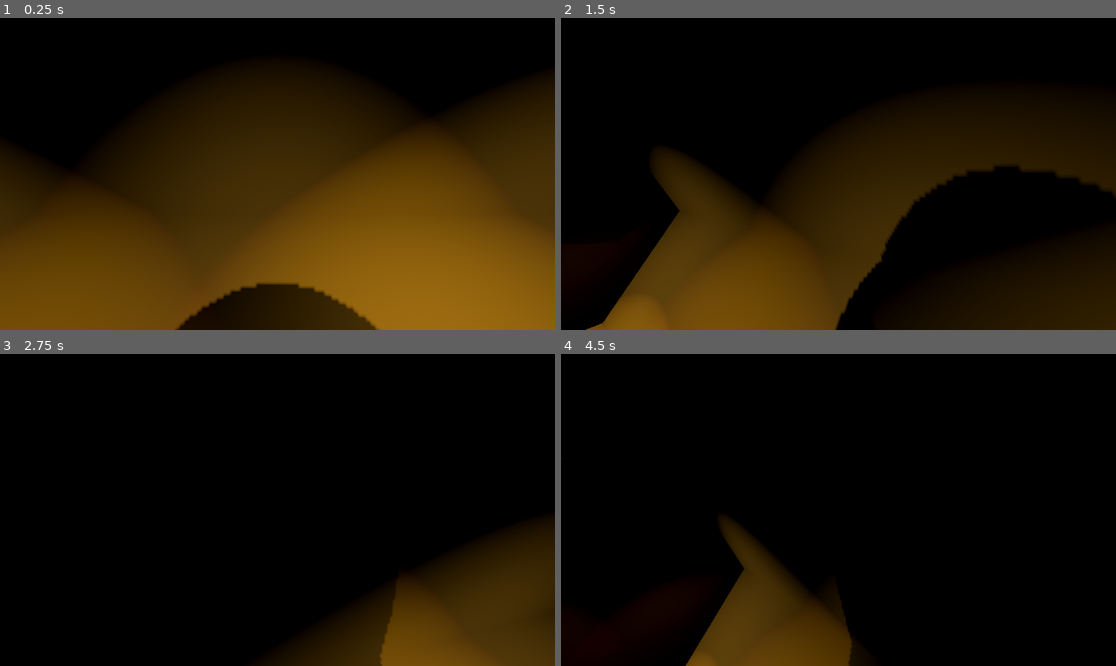
Above: before the commit, frames 1-4 (two rows, left to right).
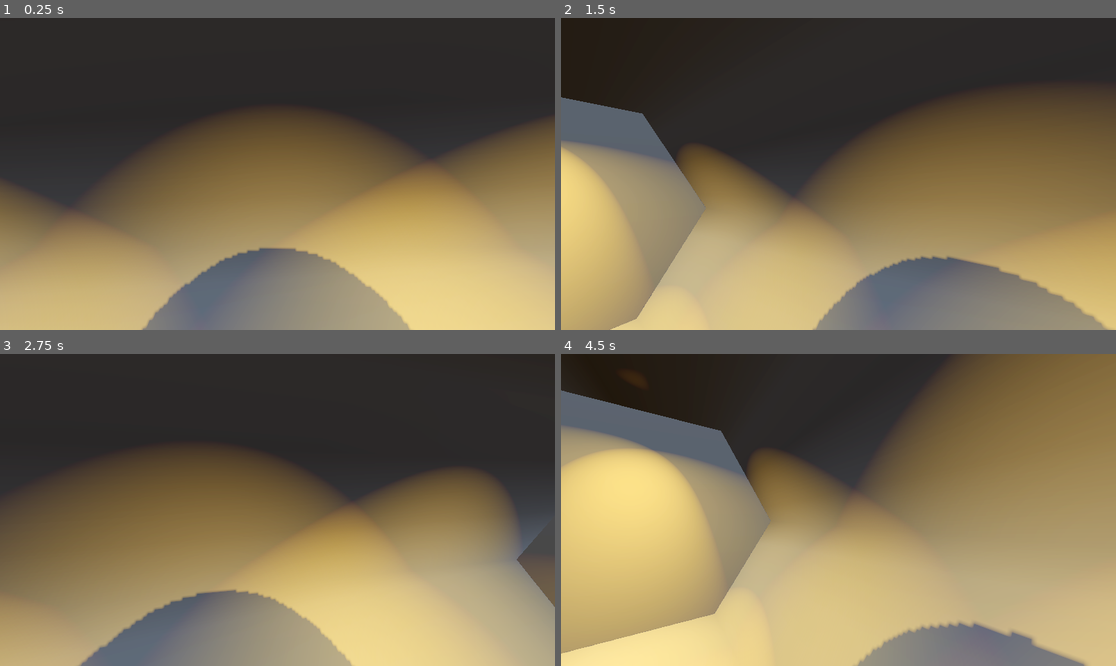
Above: after the commit, the same moments.

Repository: TheAmericanEmu/SubArtic
Game: Godot game, scene res://Data/Scences/sub.tscn
The game is run twice, just before and just after one commit, with the same random seed, the same clock (stepped at 60 frames per second) and the same inputs.
Inputs (mouse positions are in pixels of both pictures, inside the frame that each line leads up to):
- Up to frame 1 (0.25 s): no input
- Up to frame 2 (1.5 s): tap Enter (ui_accept) at 0.5, 0.77, 0.8, 1.07, 1.35 s; move the mouse to (866, 174) at 0.52 s; hold Q (up, bound only after the commit) from 0.53 s (still down); tap W (foward) at 0.6 s; move the mouse to (810, 174) at 1.27 s
- Up to frame 3 (2.75 s): keep holding Q (up, bound only after the commit); tap Enter (ui_accept) at 1.52, 1.82, 2.3 s; tap W (foward) at 1.55, 2.1 s; move the mouse to (288, 503) at 2.02 s
- Up to frame 4 (4.5 s): keep holding Q (up, bound only after the commit); move the mouse to (832, 516) at 2.77 s; tap W (foward) at 2.85, 4.35 s; tap Enter (ui_accept) at 3.02, 3.32, 3.6, 3.77, 4.07 s; move the mouse to (877, 513) at 3.52 s; tap Escape (escape, bound only after the commit) at 4.15 s; move the mouse to (794, 506) at 4.27 s

The runs differ from the first frame. In frame 1, 100% of the frame differs, in the area x 0-100%, y 0-100%; in frame 2, 100%; in frame 3, 100%; in frame 4, 100%.

Commit message:
add_real_sc ub

Diff:
--- a/Data/Scences/sub.tscn
+++ b/Data/Scences/sub.tscn
@@ -1,41 +1,101 @@
 [gd_scene format=3 uid="uid://c5pv700ic2oxv"]
 
 [ext_resource type="Script" uid="uid://bchfrjsiw8snx" path="res://src/character_body_3d_mk2.gd" id="1_yum48"]
+[ext_resource type="Script" uid="uid://7vakksvm5beb" path="res://src/real_sub.gd" id="2_ylndv"]
 
-[sub_resource type="PlaneMesh" id="PlaneMesh_yum48"]
+[sub_resource type="ProceduralSkyMaterial" id="ProceduralSkyMaterial_715lt"]
+sky_horizon_color = Color(0.66224277, 0.6717428, 0.6867428, 1)
+ground_horizon_color = Color(0.66224277, 0.6717428, 0.6867428, 1)
+
+[sub_resource type="Sky" id="Sky_7hphq"]
+sky_material = SubResource("ProceduralSkyMaterial_715lt")
+
+[sub_resource type="Environment" id="Environment_1pqt4"]
+background_mode = 2
+sky = SubResource("Sky_7hphq")
+tonemap_mode = 2
+glow_enabled = true
 
 [sub_resource type="ViewportTexture" id="ViewportTexture_ylndv"]
-viewport_path = NodePath("SubViewport")
+viewport_path = NodePath("Real_Sub/MainWindowCam")
 
 [sub_resource type="StandardMaterial3D" id="StandardMaterial3D_715lt"]
 resource_local_to_scene = true
 albedo_texture = SubResource("ViewportTexture_ylndv")
 emission_energy_multiplier = 8.79
 
+[sub_resource type="PlaneMesh" id="PlaneMesh_yum48"]
+
 [sub_resource type="CapsuleMesh" id="CapsuleMesh_rjpdc"]
 
 [sub_resource type="CapsuleShape3D" id="CapsuleShape3D_yum48"]
 
+[sub_resource type="BoxMesh" id="BoxMesh_715lt"]
+
+[sub_resource type="BoxShape3D" id="BoxShape3D_ylndv"]
+
 [node name="Sub" type="Node3D" unique_id=443815960]
 
-[node name="Node3D" type="Node3D" parent="." unique_id=765512476]
+[node name="DirectionalLight3D" type="DirectionalLight3D" parent="." unique_id=1847204775]
+transform = Transform3D(-0.8660254, -0.43301278, 0.25, 0, 0.49999997, 0.86602545, -0.50000006, 0.75, -0.43301266, 0, 0, 0)
+shadow_enabled = true
+
+[node name="WorldEnvironment" type="WorldEnvironment" parent="." unique_id=1667378322]
+environment = SubResource("Environment_1pqt4")
+
+[node name="PlayerSpace" type="Node3D" parent="." unique_id=2147308345]
+
+[node name="Fake_SuB" type="Node3D" parent="PlayerSpace" unique_id=765512476]
 transform = Transform3D(4.168087, 0, 0, 0, 3.8921623, 0, 0, 0, 3.8921623, 0, 0, 0)
 
-[node name="CSGCylinder3D" type="CSGCylinder3D" parent="Node3D" unique_id=1640316048]
-transform = Transform3D(-4.3741654e-08, 1.0006924, 0, -1.0006924, -4.3741654e-08, 0, 0, 0, 1.0006924, 0, 0, 0)
+[node name="CSGCylinder3D7" type="CSGCylinder3D" parent="PlayerSpace/Fake_SuB" unique_id=1393444667]
+transform = Transform3D(-4.3711385e-08, 0.9999997, 0, -1.0000002, -4.3711395e-08, 0, 0, 0, 1.0000002, -1.0166882, 0.118687905, 0)
+operation = 2
+use_collision = true
+radius = 0.176
+height = 0.1
+material = SubResource("StandardMaterial3D_715lt")
+
+[node name="CSGCylinder3D3" type="CSGCylinder3D" parent="PlayerSpace/Fake_SuB" unique_id=412303701]
+transform = Transform3D(-4.3741654e-08, 1.0006922, 0, -1.0006925, -4.3741665e-08, 0, 0, 0, 1.0006925, 1.0657775, -5.3599067e-08, 0)
+use_collision = true
+height = 0.21386719
+
+[node name="CSGCylinder3D2" type="CSGCylinder3D" parent="PlayerSpace/Fake_SuB" unique_id=1995002136]
+transform = Transform3D(-4.374164e-08, 1.2959981, 0, -1.0006924, -5.6649885e-08, 0, 0, 0, 1.0006924, -1.0934861, -3.90642e-08, 0)
+use_collision = true
+height = 0.21386719
+
+[node name="CSGCylinder3D" type="CSGCylinder3D" parent="PlayerSpace/Fake_SuB/CSGCylinder3D2" unique_id=1640316048]
+transform = Transform3D(1, 0, 0, 0, 1, 0, 0, 0, 1, -8.680192e-08, 1.0927299, 0)
 use_collision = true
 
-[node name="CSGCylinder3D2" type="CSGCylinder3D" parent="Node3D/CSGCylinder3D" unique_id=1664900815]
+[node name="CSGCylinder3D2" type="CSGCylinder3D" parent="PlayerSpace/Fake_SuB/CSGCylinder3D2/CSGCylinder3D" unique_id=1664900815]
 transform = Transform3D(-0.022020385, -5.836675e-08, 0.87141055, -4.0302787e-08, 1.3033857, 3.8090565e-08, -0.8997305, -5.6955738e-08, -0.02132727, 0, 0, 0)
 operation = 2
 sides = 6
 
-[node name="CSGCylinder3D2" type="CSGCylinder3D" parent="Node3D" unique_id=1995002136]
-transform = Transform3D(-4.3741654e-08, 1.0006924, 0, -1.0006924, -4.3741654e-08, 0, 0, 0, 1.0006924, -1.0934865, -3.90642e-08, 0)
+[node name="CSGCylinder3D6" type="CSGCylinder3D" parent="PlayerSpace/Fake_SuB/CSGCylinder3D2" unique_id=2021352098]
+transform = Transform3D(1.0000001, 7.1054274e-15, 0, -3.5527137e-15, 1.0000001, 0, 0, 0, 1.0000001, -0.11928945, 0, 0)
+operation = 2
 use_collision = true
-height = 0.21386719
+radius = 0.176
+height = 0.804
 
-[node name="SpotLight3D" type="SpotLight3D" parent="Node3D" unique_id=1760715090]
+[node name="CSGCylinder3D4" type="CSGCylinder3D" parent="PlayerSpace/Fake_SuB" unique_id=693124963]
+transform = Transform3D(-4.3711378e-08, 0.9999997, 0, -1, -4.371139e-08, 0, 0, 0, 1, -1.0414566, 0.118687905, 0)
+use_collision = true
+radius = 0.2
+height = 0.2
+
+[node name="CSGCylinder3D6" type="CSGCylinder3D" parent="PlayerSpace/Fake_SuB/CSGCylinder3D4" unique_id=916865724]
+transform = Transform3D(1.0000001, 0, 0, -3.5527137e-15, 1.0000001, 0, 0, 0, 1.0000001, 0, 0, 0)
+operation = 2
+use_collision = true
+radius = 0.176
+height = 0.804
+
+[node name="SpotLight3D" type="SpotLight3D" parent="PlayerSpace/Fake_SuB" unique_id=1760715090]
 transform = Transform3D(0.2399182, 0, 0, 0, -0.1144153, 0.23004438, 0, -0.23004438, -0.1144153, 0, 0.4213385, -0.1897946)
 light_color = Color(0.49619633, 0.3497126, 0.07856687, 1)
 light_energy = 8.556
@@ -43,7 +103,7 @@
 light_size = 0.585
 shadow_enabled = true
 
-[node name="SpotLight3D3" type="SpotLight3D" parent="Node3D" unique_id=1421689198]
+[node name="SpotLight3D3" type="SpotLight3D" parent="PlayerSpace/Fake_SuB" unique_id=1421689198]
 transform = Transform3D(0.2399182, 0, 0, 0, -0.1144153, 0.23004438, 0, -0.23004438, -0.1144153, -0.48548204, 0.4213385, -0.1897946)
 light_color = Color(0.49619633, 0.3497126, 0.07856687, 1)
 light_energy = 8.556
@@ -51,7 +111,7 @@
 light_size = 0.585
 shadow_enabled = true
 
-[node name="SpotLight3D2" type="SpotLight3D" parent="Node3D" unique_id=1242509814]
+[node name="SpotLight3D2" type="SpotLight3D" parent="PlayerSpace/Fake_SuB" unique_id=1242509814]
 transform = Transform3D(0.2399182, 0, 0, 0, -0.1144153, 0.23004438, 0, -0.23004438, -0.1144153, 0.75404984, 0.4213385, -0.1897946)
 light_color = Color(0.49619633, 0.3497126, 0.07856687, 1)
 light_energy = 8.556
@@ -59,7 +119,7 @@
 light_size = 0.585
 shadow_enabled = true
 
-[node name="SpotLight3D4" type="SpotLight3D" parent="Node3D" unique_id=1291164987]
+[node name="SpotLight3D4" type="SpotLight3D" parent="PlayerSpace/Fake_SuB" unique_id=1291164987]
 transform = Transform3D(0.2399182, 0, 0, 0, 0.14201665, 0.21410874, 0, -0.21410874, 0.14201665, 0, 0.4213385, 0.16584393)
 light_color = Color(0.49619633, 0.3497126, 0.07856687, 1)
 light_energy = 8.556
@@ -67,7 +127,7 @@
 light_size = 0.585
 shadow_enabled = true
 
-[node name="SpotLight3D5" type="SpotLight3D" parent="Node3D" unique_id=1160412564]
+[node name="SpotLight3D5" type="SpotLight3D" parent="PlayerSpace/Fake_SuB" unique_id=1160412564]
 transform = Transform3D(0.2399182, 0, 0, 0, 0.14201665, 0.21410874, 0, -0.21410874, 0.14201665, -0.48548204, 0.4213385, 0.16584393)
 light_color = Color(0.49619633, 0.3497126, 0.07856687, 1)
 light_energy = 8.556
@@ -75,7 +135,7 @@
 light_size = 0.585
 shadow_enabled = true
 
-[node name="SpotLight3D6" type="SpotLight3D" parent="Node3D" unique_id=548131648]
+[node name="SpotLight3D6" type="SpotLight3D" parent="PlayerSpace/Fake_SuB" unique_id=548131648]
 transform = Transform3D(0.2399182, 0, 0, 0, 0.14201665, 0.21410874, 0, -0.21410874, 0.14201665, 0.7540497, 0.4213385, 0.16584393)
 light_color = Color(0.49619633, 0.3497126, 0.07856687, 1)
 light_energy = 8.556
@@ -83,31 +143,55 @@
 light_size = 0.585
 shadow_enabled = true
 
-[node name="MeshInstance3D" type="MeshInstance3D" parent="Node3D" unique_id=1229945878]
-transform = Transform3D(4.370854e-08, -0.9999351, -0.01139684, -0.9999999, -4.3711385e-08, 5.704476e-17, -4.981682e-10, 0.011396845, -0.99993485, 1.326718, 0, 0.51177883)
+[node name="Main_Window" type="MeshInstance3D" parent="PlayerSpace/Fake_SuB" unique_id=1229945878]
+transform = Transform3D(-8.742273e-09, 0.19999981, -8.742273e-09, 0, -8.742276e-09, -0.19999999, -0.20000002, -8.742276e-09, 3.8213706e-16, -0.9531607, 0.12109735, 0.0012976032)
 mesh = SubResource("PlaneMesh_yum48")
 surface_material_override/0 = SubResource("StandardMaterial3D_715lt")
 
-[node name="CharacterBody3D" type="CharacterBody3D" parent="." unique_id=1902696497 node_paths=PackedStringArray("cam")]
-transform = Transform3D(-1, 0, 8.742278e-08, 0, 1, 0, -8.742278e-08, 0, -1, 0, 0, 0)
+[node name="CharacterBody3D" type="CharacterBody3D" parent="PlayerSpace" unique_id=1902696497 node_paths=PackedStringArray("cam", "real_sub")]
+transform = Transform3D(-0.99999994, 0, 8.742277e-08, 0, 1, 0, -8.742278e-08, 0, -1, 0, 0, 0)
 script = ExtResource("1_yum48")
 cam = NodePath("Cam")
+real_sub = NodePath("../../Real_Sub")
 
-[node name="MeshInstance3D" type="MeshInstance3D" parent="CharacterBody3D" unique_id=1720319678]
+[node name="MeshInstance3D" type="MeshInstance3D" parent="PlayerSpace/CharacterBody3D" unique_id=1720319678]
 mesh = SubResource("CapsuleMesh_rjpdc")
 
-[node name="CollisionShape3D" type="CollisionShape3D" parent="CharacterBody3D" unique_id=462568932]
+[node name="CollisionShape3D" type="CollisionShape3D" parent="PlayerSpace/CharacterBody3D" unique_id=462568932]
 shape = SubResource("CapsuleShape3D_yum48")
 
-[node name="Cam" type="Node3D" parent="CharacterBody3D" unique_id=1263163769]
+[node name="Cam" type="Node3D" parent="PlayerSpace/CharacterBody3D" unique_id=1263163769]
 
-[node name="Camera" type="Camera3D" parent="CharacterBody3D/Cam" unique_id=490995391]
+[node name="Camera" type="Camera3D" parent="PlayerSpace/CharacterBody3D/Cam" unique_id=490995391]
 transform = Transform3D(1, 0, 0, 0, 1, 0, 0, 0, 1, 0, 0.5870817, 0)
 current = true
 
-[node name="SubViewport" type="SubViewport" parent="." unique_id=1730299742]
+[node name="Real_Sub" type="CharacterBody3D" parent="." unique_id=1852088454]
+transform = Transform3D(-4.371139e-08, 0, 1, 0, 1, 0, -1, 0, -4.371139e-08, 0, 0, -46)
+script = ExtResource("2_ylndv")
+
+[node name="MeshInstance3D" type="MeshInstance3D" parent="Real_Sub" unique_id=1565459029]
+transform = Transform3D(5.5783315, 0, 0, 0, 3.4186203, 0, 0, 0, 3.5422978, 0, 0, 0)
+mesh = SubResource("BoxMesh_715lt")
+
+[node name="CollisionShape3D" type="CollisionShape3D" parent="Real_Sub" unique_id=1698410215]
+transform = Transform3D(5.5783315, 0, 0, 0, 3.4186203, 0, 0, 0, 3.5422978, 0, 0, 0)
+shape = SubResource("BoxShape3D_ylndv")
+
+[node name="MainWindowCam" type="SubViewport" parent="Real_Sub" unique_id=1730299742]
 handle_input_locally = false
+render_target_clear_mode = 2
 render_target_update_mode = 4
 
-[node name="Camera3D" type="Camera3D" parent="SubViewport" unique_id=478533778]
-transform = Transform3D(-0.33808097, 0, -0.94111705, 0, 1, 0, 0.94111705, 0, -0.33808097, -4.605159, 0.5298064, 0)
+[node name="Cam" type="Camera3D" parent="Real_Sub/MainWindowCam" unique_id=478533778]
+transform = Transform3D(-1, 0, -8.742278e-08, 0, 1, 0, 8.742278e-08, 0, -1, 0, 0, -42.21966)
+
+[node name="MainCamPoint" type="Marker3D" parent="Real_Sub" unique_id=283411051]
+transform = Transform3D(-4.371139e-08, 0, 1, 0, 1, 0, -1, 0, -4.371139e-08, -3.2565193, 0, -1.8318588e-08)
+
+[node name="SpotLight3D" type="SpotLight3D" parent="Real_Sub" unique_id=152622237]
+transform = Transform3D(-3.295724e-08, 0.48051432, 0.87698686, 4.2007898e-08, 0.87698686, -0.48051432, -1, 2.1003949e-08, -4.9088463e-08, -2.6914253, -1.2396116, -1.1764564e-07)
+light_energy = 16.0
+light_indirect_energy = 2.587
+spot_range = 3.2238367
+spot_angle = 17.060335
--- a/project.godot
+++ b/project.godot
@@ -37,6 +37,21 @@
 "events": [Object(InputEventKey,"resource_local_to_scene":false,"resource_name":"","device":-1,"window_id":0,"alt_press …(192 unchanged characters)…
 ]
 }
+up={
+"deadzone": 0.2,
+"events": [Object(InputEventKey,"resource_local_to_scene":false,"resource_name":"","device":-1,"window_id":0,"alt_pressed":false,"shift_pressed":false,"ctrl_pressed":false,"meta_pressed":false,"pressed":false,"keycode":0,"physical_keycode":81,"key_label":0,"unicode":113,"location":0,"echo":false,"script":null)
+]
+}
+down={
+"deadzone": 0.2,
+"events": [Object(InputEventKey,"resource_local_to_scene":false,"resource_name":"","device":-1,"window_id":0,"alt_pressed":false,"shift_pressed":false,"ctrl_pressed":false,"meta_pressed":false,"pressed":false,"keycode":0,"physical_keycode":69,"key_label":0,"unicode":101,"location":0,"echo":false,"script":null)
+]
+}
+escape={
+"deadzone": 0.2,
+"events": [Object(InputEventKey,"resource_local_to_scene":false,"resource_name":"","device":-1,"window_id":0,"alt_pressed":false,"shift_pressed":false,"ctrl_pressed":false,"meta_pressed":false,"pressed":false,"keycode":0,"physical_keycode":4194305,"key_label":0,"unicode":0,"location":0,"echo":false,"script":null)
+]
+}
 
 [physics]
 
--- /dev/null
+++ b/src/cam.gd
@@ -0,0 +1,12 @@
+extends Camera3D
+
+@export var point_to_set:Marker3D
+
+# Called when the node enters the scene tree for the first time.
+func _ready() -> void:
+	pass # Replace with function body.
+
+
+# Called every frame. 'delta' is the elapsed time since the previous frame.
+func _process(delta: float) -> void:
+	self.global_position=point_to_set.global_position
--- a/src/character_body_3d_mk2.gd
+++ b/src/character_body_3d_mk2.gd
@@ -5,10 +5,11 @@
 const JUMP_VELOCITY = 4.5
 
 @export var mous_sen:=0.1
-
+@export var real_sub:RealSub
 func _ready():
 # Capture the mouse for FPS-style control
 	Input.mouse_mode = Input.MOUSE_MODE_CAPTURED
+	real_sub.is_poilting=true
 
 func _input(event: InputEvent) -> void:
 	if event is InputEventMouseMotion:
@@ -17,25 +18,29 @@
 		var new_pitch = clampf(pitch_rotate,-90,90)
 
 		cam.rotation_degrees.x=new_pitch
+	if event.is_action("escape") and real_sub.is_poilting==true:
+		real_sub.is_poilting=false
 
 func _physics_process(delta: float) -> void:
 	# Add the gravity.
-	if not is_on_floor():
-		velocity += get_gravity() * delta
 
-	# Handle jump.
-	if Input.is_action_just_pressed("ui_accept") and is_on_floor():
-		velocity.y = JUMP_VELOCITY
+	if real_sub.is_poilting==false:
+		if not is_on_floor():
+			velocity += get_gravity() * delta
 
-	# Get the input direction and handle the movement/deceleration.
-	# As good practice, you should replace UI actions with custom gameplay actions.
-	var input_dir := Input.get_vector("left", "right", "foward", "back")
-	var direction := (cam.basis * Vector3(-input_dir.x, 0, -input_dir.y)).normalized()
-	if direction:
-		velocity.x = direction.x * SPEED
-		velocity.z = direction.z * SPEED
-	else:
-		velocity.x = move_toward(velocity.x, 0, SPEED)
-		velocity.z = move_toward(velocity.z, 0, SPEED)
+		# Handle jump.
+		if Input.is_action_just_pressed("ui_accept") and is_on_floor():
+			velocity.y = JUMP_VELOCITY
 
-	move_and_slide()
+		# Get the input direction and handle the movement/deceleration.
+		# As good practice, you should replace UI actions with custom gameplay actions.
+		var input_dir := Input.get_vector("left", "right", "foward", "back")
+		var direction := (cam.basis * Vector3(-input_dir.x, 0, -input_dir.y)).normalized()
+		if direction:
+			velocity.x = direction.x * SPEED
+			velocity.z = direction.z * SPEED
+		else:
+			velocity.x = move_toward(velocity.x, 0, SPEED)
+			velocity.z = move_toward(velocity.z, 0, SPEED)
+
+		move_and_slide()
--- /dev/null
+++ b/src/real_sub.gd
@@ -0,0 +1,49 @@
+class_name RealSub extends CharacterBody3D
+
+@onready var main_cam: Camera3D = $MainWindowCam/Cam
+
+@onready var main_cam_point: Marker3D = $MainCamPoint
+
+# Called when the node enters the scene tree for the first time.
+const SPEED = 5.0
+const JUMP_VELOCITY = 4.5
+
+var is_poilting := false
+
+func _ready() -> void:
+	pass # Replace with function body.
+
+
+# Called every frame. 'delta' is the elapsed time since the previous frame.
+func _process(delta: float) -> void:
+	main_cam.global_transform=main_cam_point.global_transform
+
+	print(main_cam.position, main_cam_point.position)
+
+func _physics_process(delta: float) -> void:
+
+	if is_poilting:
+
+		# Add the gravity.
+		#if not is_on_floor():
+			#velocity += get_gravity() * delta
+
+		# Handle jump.
+
+
+		# Get the input direction and handle the movement/deceleration.
+		# As good practice, you should replace UI actions with custom gameplay actions.
+		var input_dir := Input.get_vector("left", "right", "foward", "back")
+		var direction := (self.basis * Vector3(input_dir.y, 0, 0)).normalized()
+
+		self.rotate_y(input_dir.x*delta)
+		var up_down :=  Input.get_axis("up","down") * SPEED
+		if direction or up_down:
+			velocity.x = direction.x * SPEED
+			velocity.z = direction.z * SPEED
+			velocity.y=up_down
+		else:
+			velocity.x = move_toward(velocity.x, 0, SPEED)
+			velocity.z = move_toward(velocity.z, 0, SPEED)
+			velocity.y = move_toward(velocity.y, 0, SPEED)
+		move_and_slide()
Not shown, added: src/cam.gd.uid
Not shown, added: src/real_sub.gd.uid
